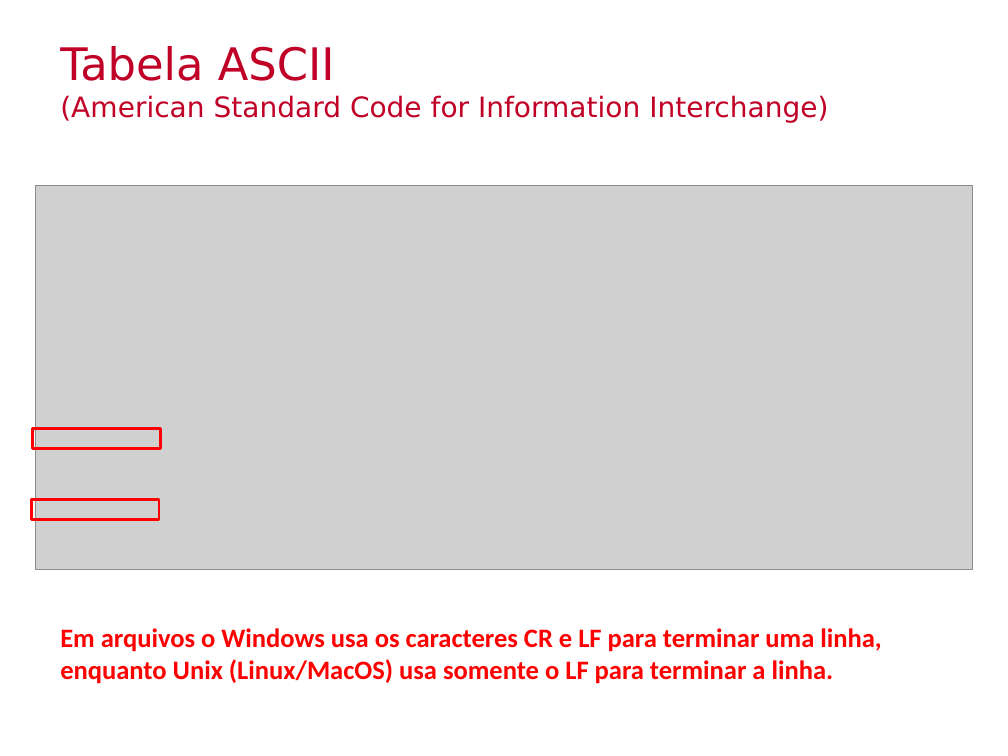
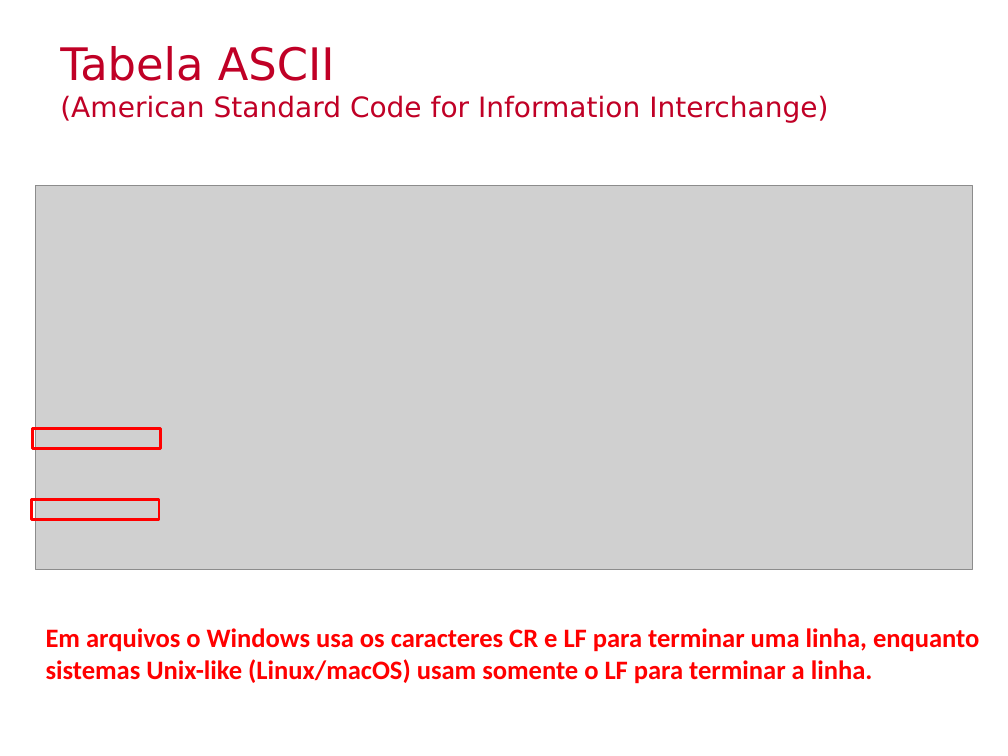
Before and after one commit to Insper/bits-e-proc, a slide deck: slide 23 of docs-src/slides/conteudoDadosDigitais.pptx. Drawn at 1008x756 pixels with LibreOffice and Linux fonts; fonts in the diff are those of the drawing; grey boxes stand for pictures; background and template pictures are left out. Boxes give left, top, right and bottom in pixels: in the first picture for what was removed or moved away, otherwise in the second. Text is boxed around its words. In the diff, an @@ line names an element or a change of style, - is before the commit and + after.

```diff
--- a/docs-src/slides/conteudoDadosDigitais.pptx
+++ b/docs-src/slides/conteudoDadosDigitais.pptx
@@ text at (x1=46, y1=628, x2=979, y2=684): text changed @@
-Em arquivos o Windows usa os caracteres CR e LF para terminar uma linha, enquanto Unix (Linux/MacOS) usa somente o LF para terminar a linha.
+Em arquivos o Windows usa os caracteres CR e LF para terminar uma linha, enquanto sistemas Unix-like (Linux/macOS) usam somente o LF para terminar a linha.
```
Also in this commit, not shown: 17 other slides changed, 2 slides added, 2 slides removed, 1 other file.
